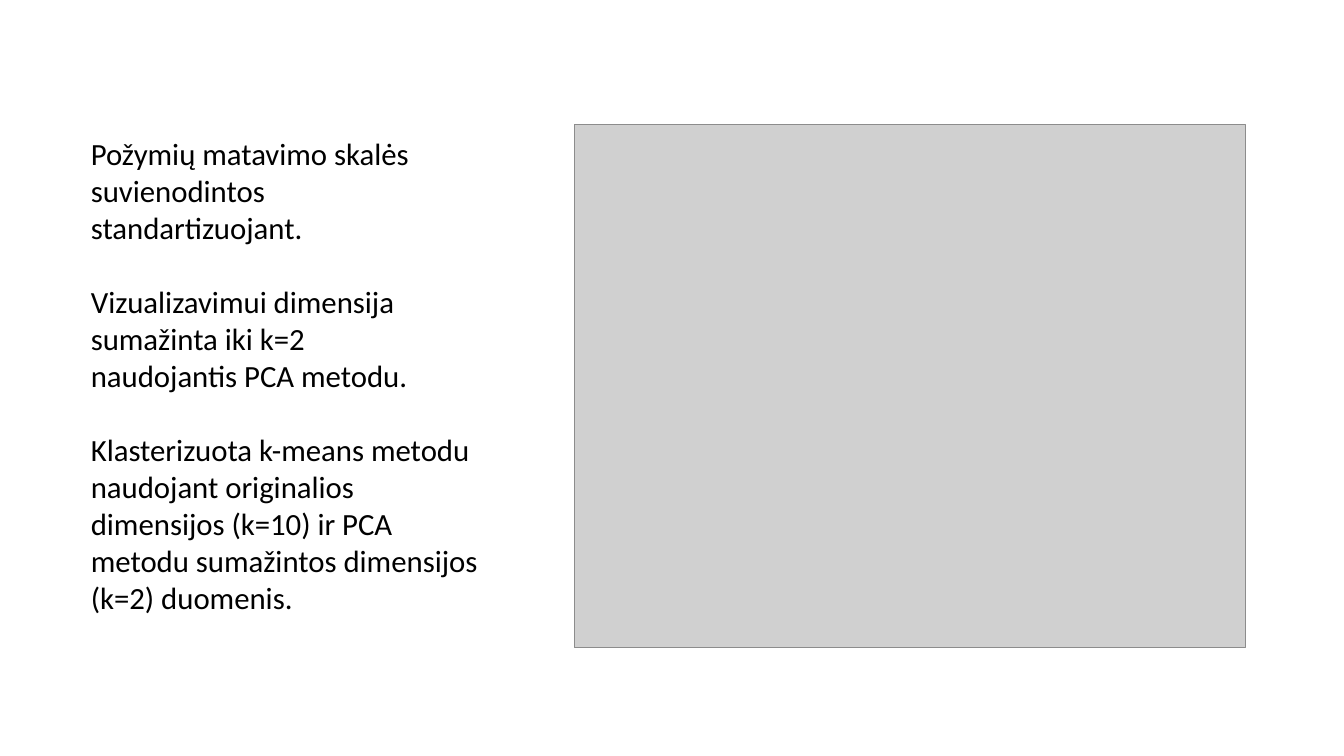
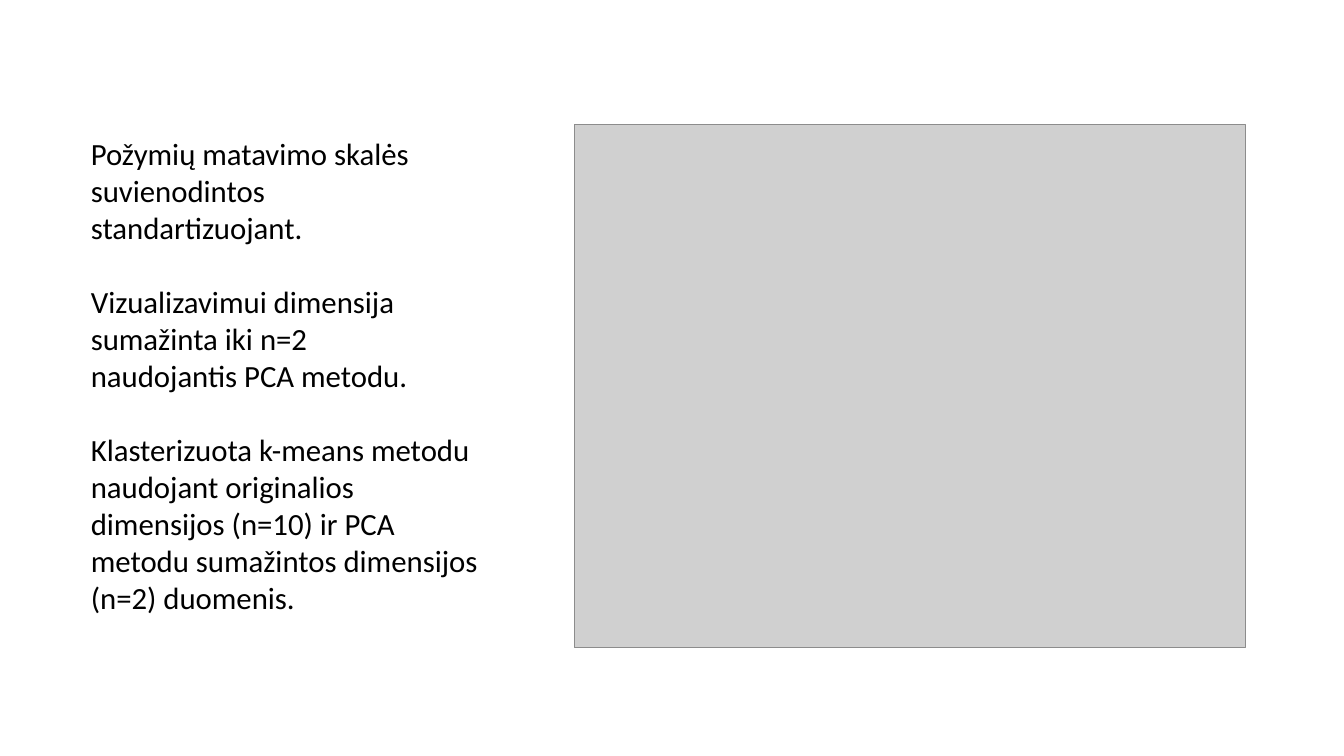
Before and after one commit to dovmar/PDVS, a slide deck: slide 3 of Lab_3/Pristatymas.pptx. Drawn at 1344x756 pixels with LibreOffice and Linux fonts; fonts in the diff are those of the drawing; grey boxes stand for pictures. Boxes give left, top, right and bottom in pixels: in the first picture for what was removed or moved away, otherwise in the second. Text is boxed around its words. In the diff, an @@ line names an element or a change of style, - is before the commit and + after.

```diff
--- a/Lab_3/Pristatymas.pptx
+++ b/Lab_3/Pristatymas.pptx
@@ text at bbox=[91, 328, 478, 613]: text changed @@
-sumažinta iki k=2 naudojantis PCA metodu.
-Klasterizuota k-means metodu naudojant originalios dimensijos (k=10) ir PCA metodu sumažintos dimensijos (k=2) duomenis.
+sumažinta iki n=2 naudojantis PCA metodu.
+Klasterizuota k-means metodu naudojant originalios dimensijos (n=10) ir PCA metodu sumažintos dimensijos (n=2) duomenis.
```
Also in this commit, not shown: 9 slides added, 3 slides removed, 5 other files.
